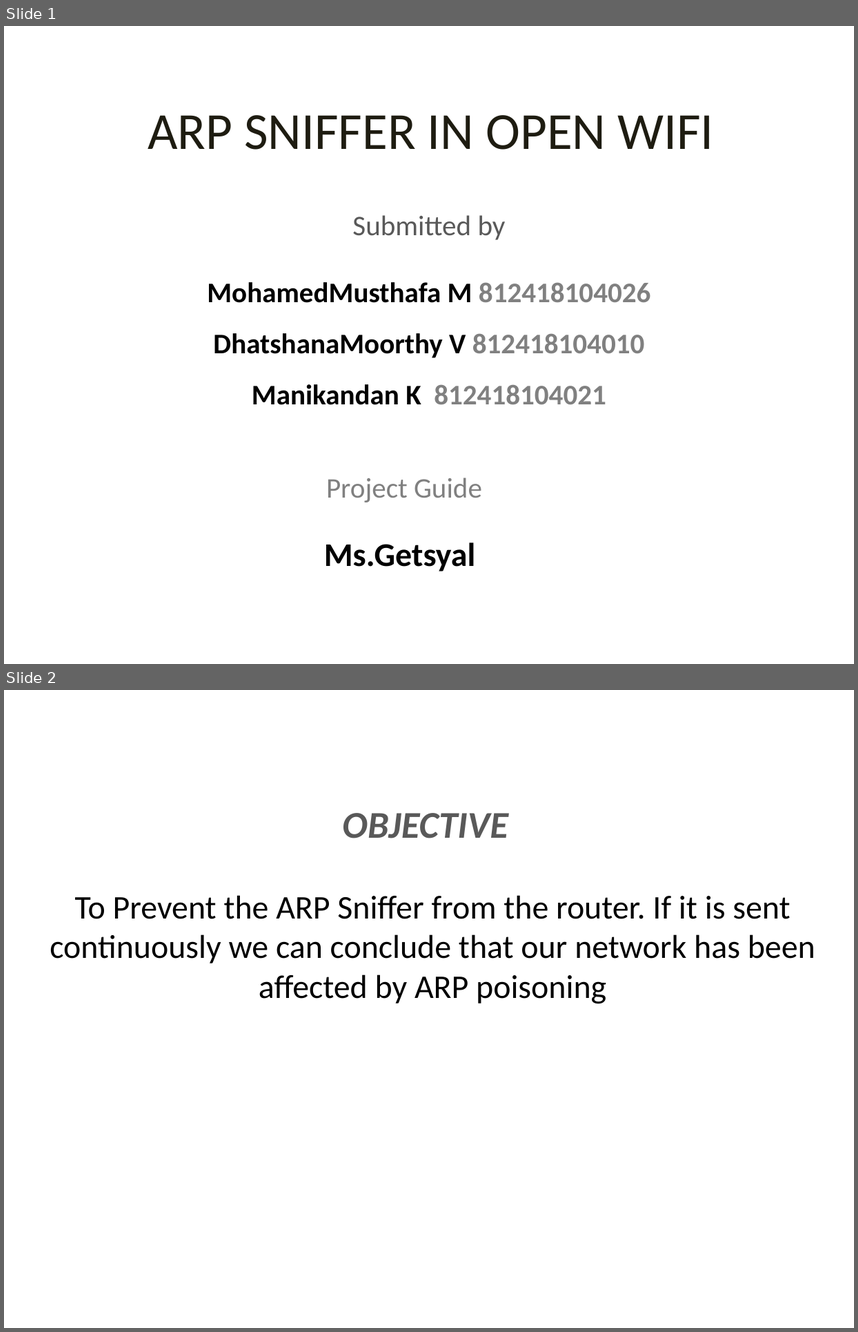
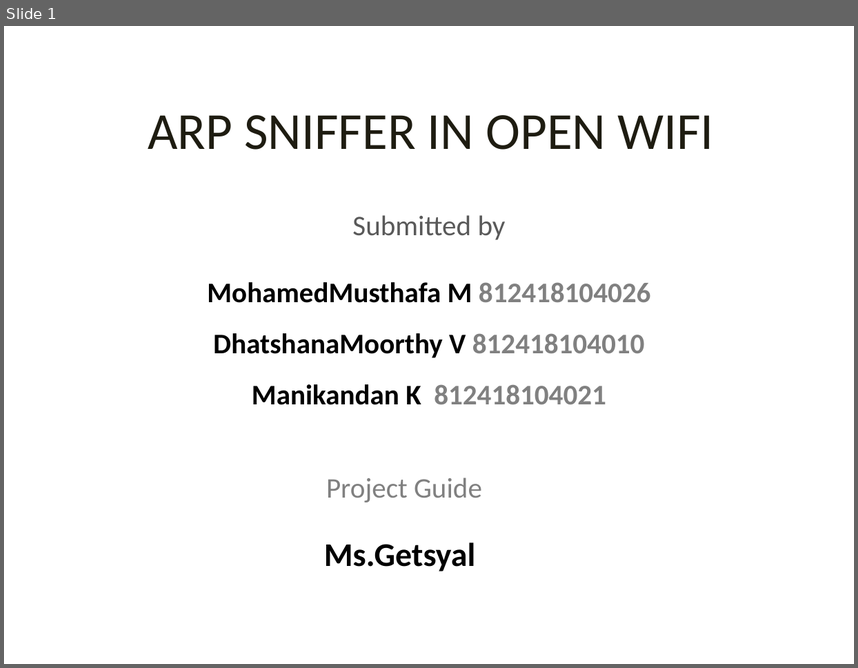
Before and after one commit to Musthafa2001/project-ppt, a slide deck: ARP SNIFFER IN OPEN WIFI.pptx. Shown one above the other, each under a label of ours: slides 1 and 2 before the commit, slide 1 after it. The pictures are 858x1332 and 858x668 pixels, drawn with LibreOffice and Linux fonts; fonts in the diff are those of the drawing. Boxes give left, top, right and bottom in pixels: in the first picture for what was removed or moved away, otherwise in the second. Text is boxed around its words. In the diff, an @@ line names an element or a change of style, - is before the commit and + after.

```diff
--- a/ARP SNIFFER IN OPEN WIFI.pptx
+++ b/ARP SNIFFER IN OPEN WIFI.pptx
@@ slide 2 removed at [4, 690, 854, 1328], background #FFFFFF @@
@@ text removed at [342, 813, 508, 838] @@
-OBJECTIVE
@@ text removed at [50, 895, 815, 1004] @@
-To Prevent the ARP Sniffer from the router. If it is sent continuously we can conclude that our network has been affected by ARP poisoning
```
Also in this commit, not shown: 4 slides changed, 1 slide added.
